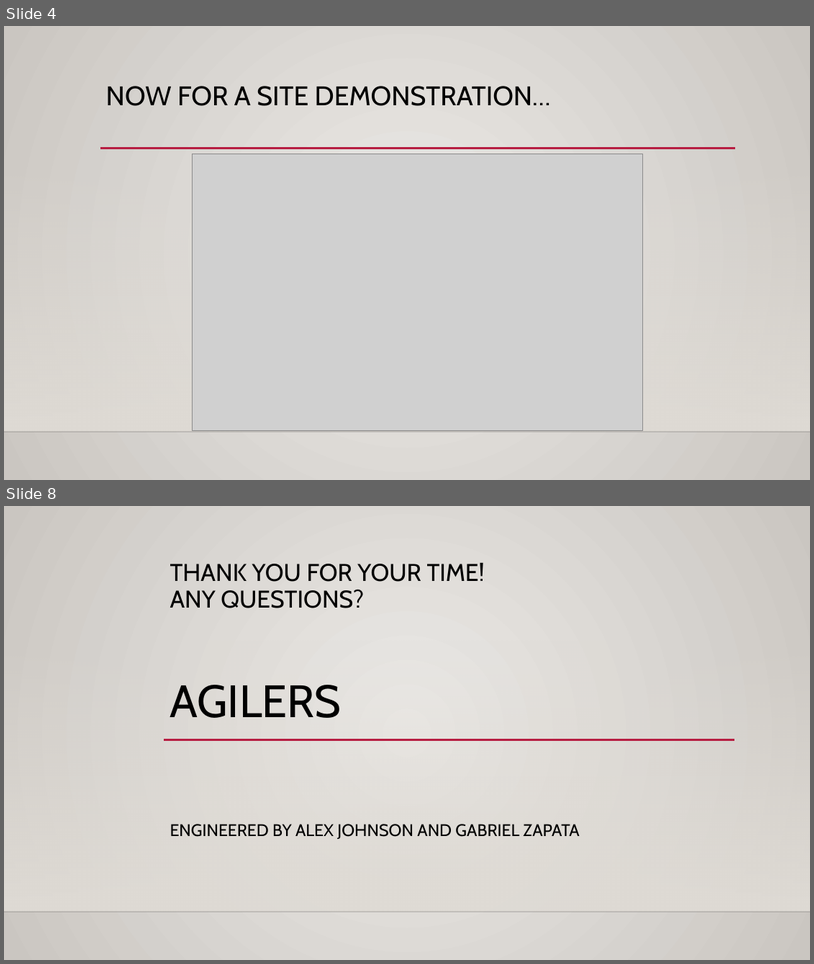
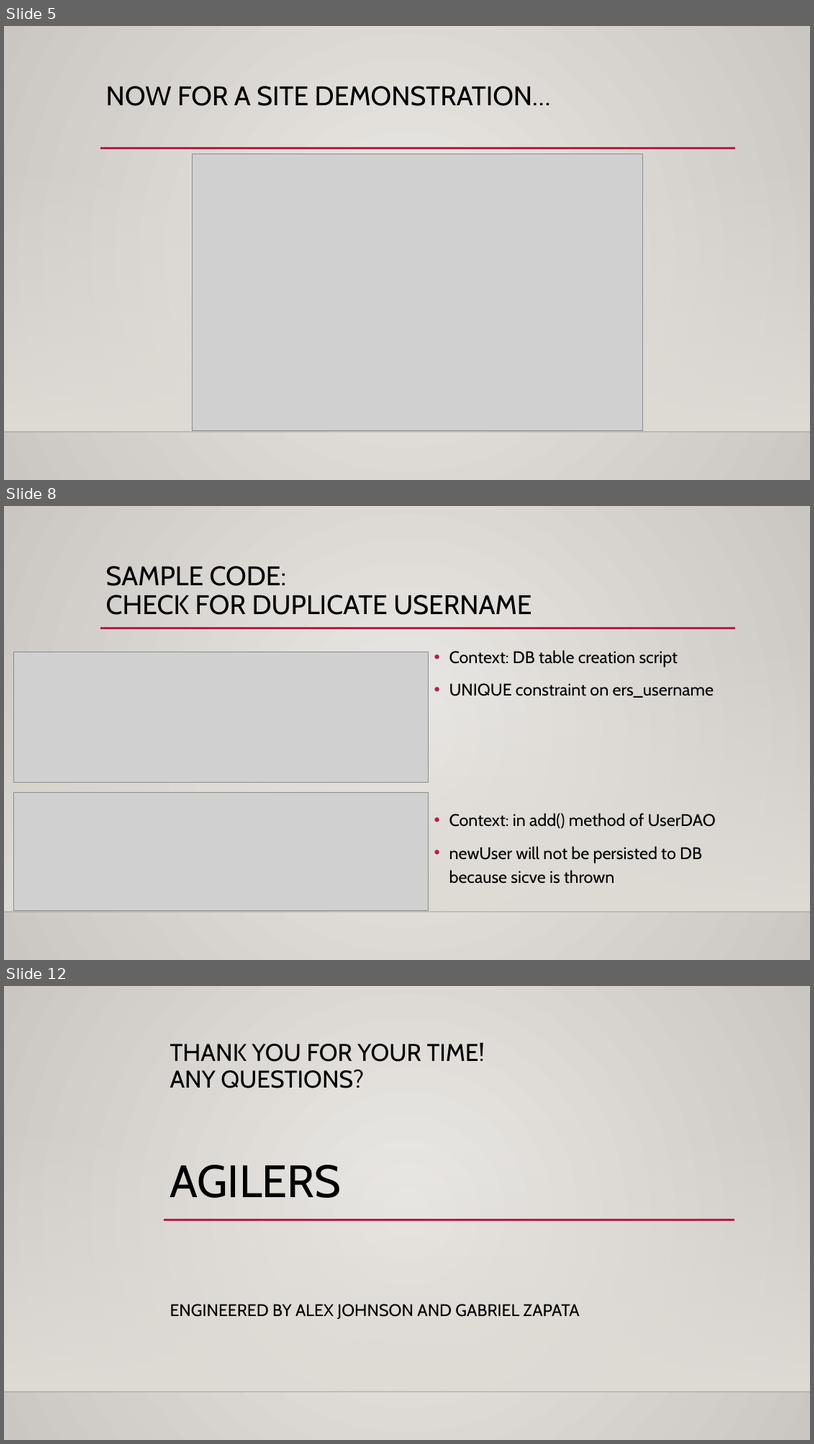
Before and after one commit to gabrielzapata19/Project1_Alex_Gabriel, a slide deck: project_one_alex_gabriel/src/main/resources/Project One Presentation.pptx. Shown one above the other, each under a label of ours: slides 4 and 8 before the commit, slides 5, 8 and 12 after it; the slides between them are not shown. The pictures are 814x964 and 814x1444 pixels, drawn with LibreOffice and Linux fonts; fonts in the diff are those of the drawing; grey boxes stand for pictures; background and template pictures are left out. Boxes give left, top, right and bottom in pixels: in the first picture for what was removed or moved away, otherwise in the second. Text is boxed around its words. In the diff, an @@ line names an element or a change of style, - is before the commit and + after.

```diff
--- a/project_one_alex_gabriel/src/main/resources/Project One Presentation.pptx
+++ b/project_one_alex_gabriel/src/main/resources/Project One Presentation.pptx
@@ slide 8 added at (x1=4, y1=506, x2=810, y2=960), background gradient #ECEAE7 to #CAC7C1; not listed: 3 template elements that a slide beside it also shows @@
@@ title added at (x1=106, y1=566, x2=532, y2=615), 32 pt, text #000000 @@
+SAMPLE CODE:
+CHECK FOR DUPLICATE USERNAME
@@ picture added at (x1=13, y1=651, x2=428, y2=782) @@
@@ text added at (x1=450, y1=650, x2=716, y2=883), 20 pt, text #000000 @@
+• Context: DB table creation script
+• UNIQUE constraint on ers_username
+• Context: in add() method of UserDAO
+• newUser will not be persisted to DB because sicve is thrown
@@ picture added at (x1=13, y1=792, x2=428, y2=910) @@
@@ what was slide 4 is now slide 5 @@
@@ what was slide 8 is now slide 12 @@
```
Also in this commit, not shown: 4 other slides added, 1 slide removed, 2 other files.
